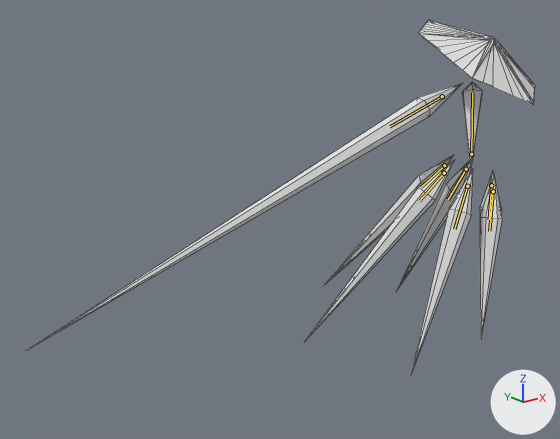
One commit to the glTF model glb_imports/ClarityBodyMeshes.glb: the scene before it, then after it.
Both versions are drawn from a 50 mm lens placed at (-57.3, -43.6, 19.4), pointed at (-17.4, 6.3, -0.6). The lights are fixed; the arrows at lower right show +X, +Y and +Z. The first picture is the older version. Both versions are drawn at frame 61 of the action 'Stagger'; the numbers are the values there. The bones that change, and the others that lie on the model, are drawn over the model as lines. Mesh edges are drawn as thin lines.

The first picture shows 'Arm', 'BackLeft', 'BackRight', 'Center', 'FrontRight', 'Hat', 'MiddleLeft', 'MiddleRight' and 1 more.
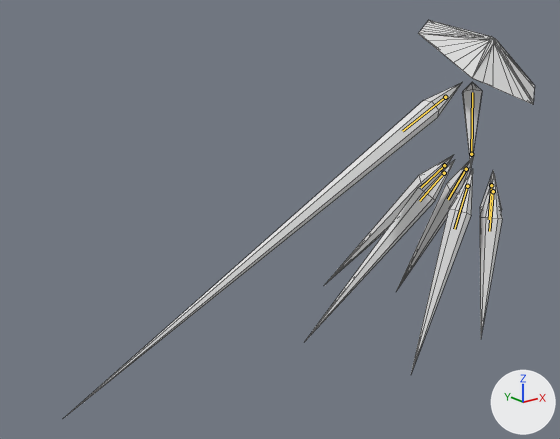
Location of each change, [x1, y1, x2, y2] in pixels of the pictures (560 x 439 px):
```json
{"object": "Arm", "change": "posed", "before": [31, 83, 463, 348], "after": [64, 82, 463, 418], "on screen": "8% narrower, 27% taller"}
{"bone": "Arm", "before": "(442, 96) to (390, 126)", "after": "(445, 97) to (402, 131)"}
```

Edits to the scene script, one JSON object a line:
```json
{"block": "bone_arm", "where": "bone_arm = bpy.data.objects['Armature'].pose.bones['Arm']  # child of 'Center'"}
{"op": "set", "path": "bone_arm.location", "old": "(-0.01, -1.05, -1.52)", "new": "(0.0, -0.68, -0.99)"}
{"op": "set", "path": "bone_arm.rotation_quaternion", "old": "(0.956, -0.275, -0.067, 0.074)", "new": "(0.981, -0.172, -0.037, 0.086)", "note": "degrees (-33, -5, 10) -> degrees (-20, -2, 10)"}
```
